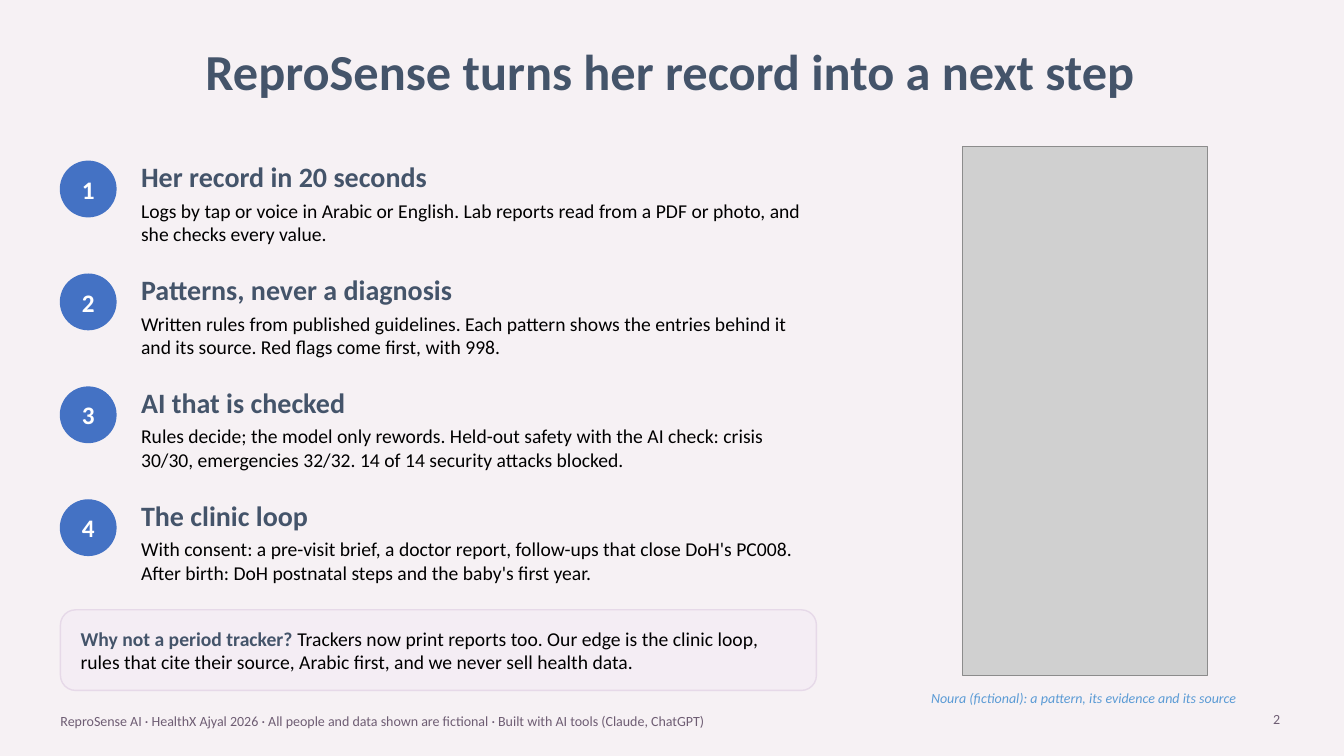
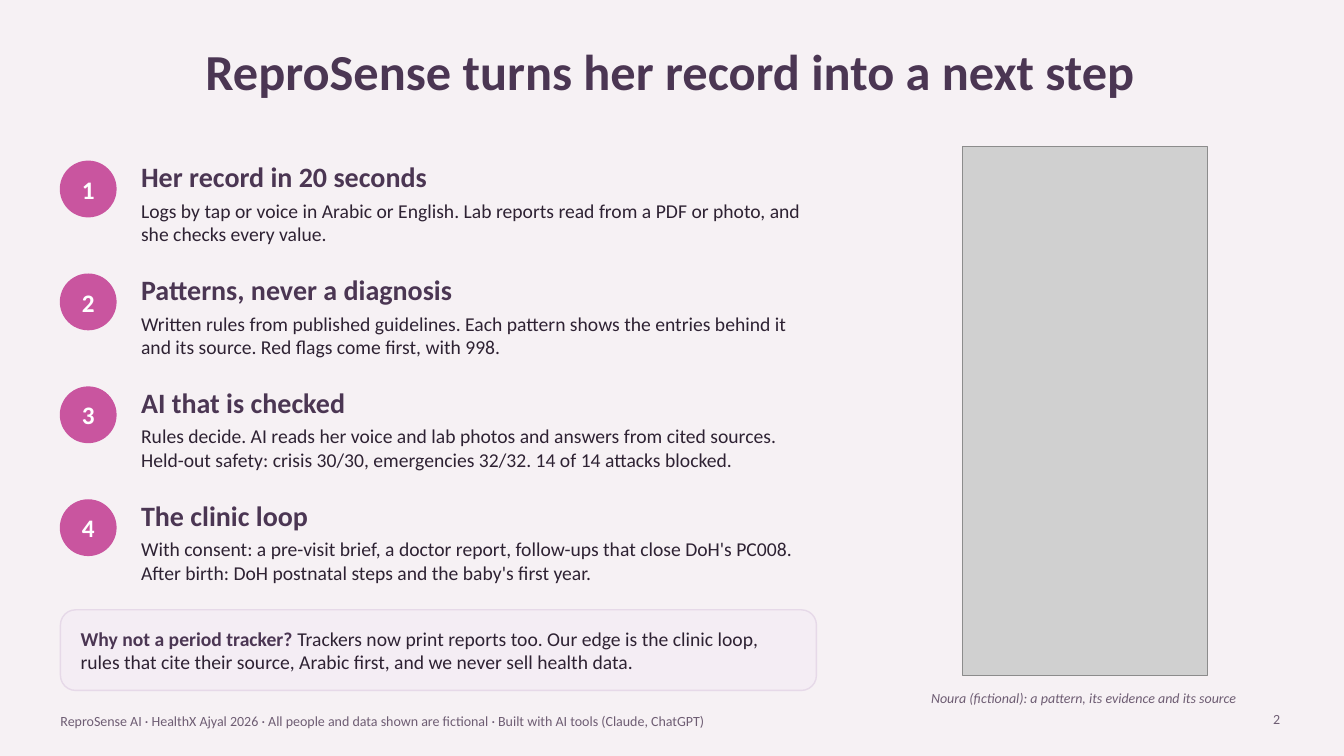
Before and after one commit to krish2105/ReproSense-AI-, a slide deck: slide 2 of pitch/ReproSense-submission.pptx. Drawn at 1344x756 pixels with LibreOffice and Linux fonts; fonts in the diff are those of the drawing; grey boxes stand for pictures. Boxes give left, top, right and bottom in pixels: in the first picture for what was removed or moved away, otherwise in the second. Text is boxed around its words. In the diff, an @@ line names an element or a change of style, - is before the commit and + after.

Commit message:
Pitch in the judges' format: 3 slides then the demo, judge-by-judge Q&A, deck rebuilt
docs/27: section 4 is the timed script for the organisers' 21 Nov format (slides 0:00-1:20,
demo 1:20-2:55, four voices) with honesty rules for the stage; section 10 covers what each
of the four judges is likely to ask; Q5, Q7 and Q21 say what is true (held-out questions
written separately from the code; 56 PRs before selection, 57 since); odds rescored.

Deck: slide 1 adds the per-1,000-births line (arithmetic with its sources), slide 2 says
what the AI does, slide 3 adds the build-week record and that we are forming the company.
PPTX and PDF rebuilt with the theme. Trackers updated.

```diff
--- a/pitch/ReproSense-submission.pptx
+++ b/pitch/ReproSense-submission.pptx
@@ text at (141,429,776,471): text changed; text colour #000000 to #2E2233 @@
-Rules decide; the model only rewords. Held-out safety with the AI check: crisis 30/30, emergencies 32/32. 14 of 14 security attacks blocked.
+Rules decide. AI reads her voice and lab photos and answers from cited sources. Held-out safety: crisis 30/30, emergencies 32/32. 14 of 14 attacks blocked.
@@ fill #4472C4 to #C9559F; outline #4472C4 1 pt to #C9559F 1 pt in 4 elements at (60,161,116,217), (60,274,116,330), (60,387,116,443), (60,500,116,556) @@
@@ text colour #44546A to #4B3653 in 5 elements at (205,54,1134,98), (141,167,427,187), (141,280,452,305), (141,393,345,413), (141,506,308,531) @@
@@ text colour #000000 to #2E2233 in 3 elements at (141,204,800,244), (141,317,786,358), (141,542,791,583) @@
@@ text "Why not a period tracker? ..." at (81,632,758,672): text colour #44546A to #4B3653 in "Why not a period tracker?"; text colour #000000 to #2E2233 in "Trackers now print reports too. Our edge ..." @@
@@ text "Noura (fictional): a pattern, its ..." at (931,693,1236,705): text colour #5B9BD5 to #6E5D73 @@
```
Also in this commit, not shown: 2 other slides changed, 6 other files.
